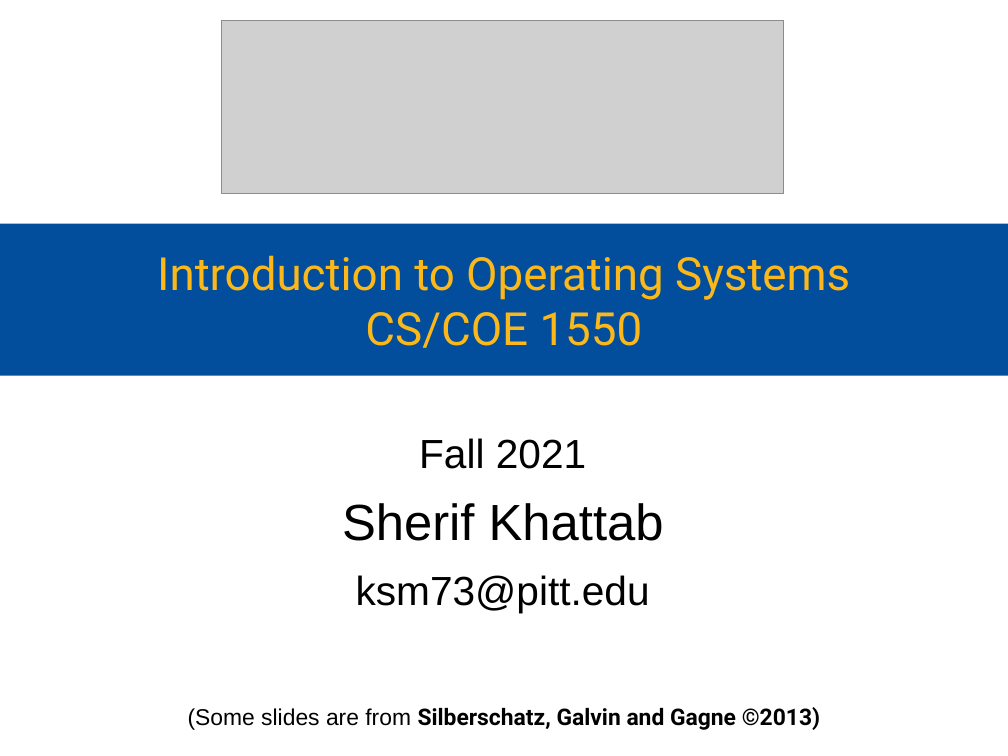
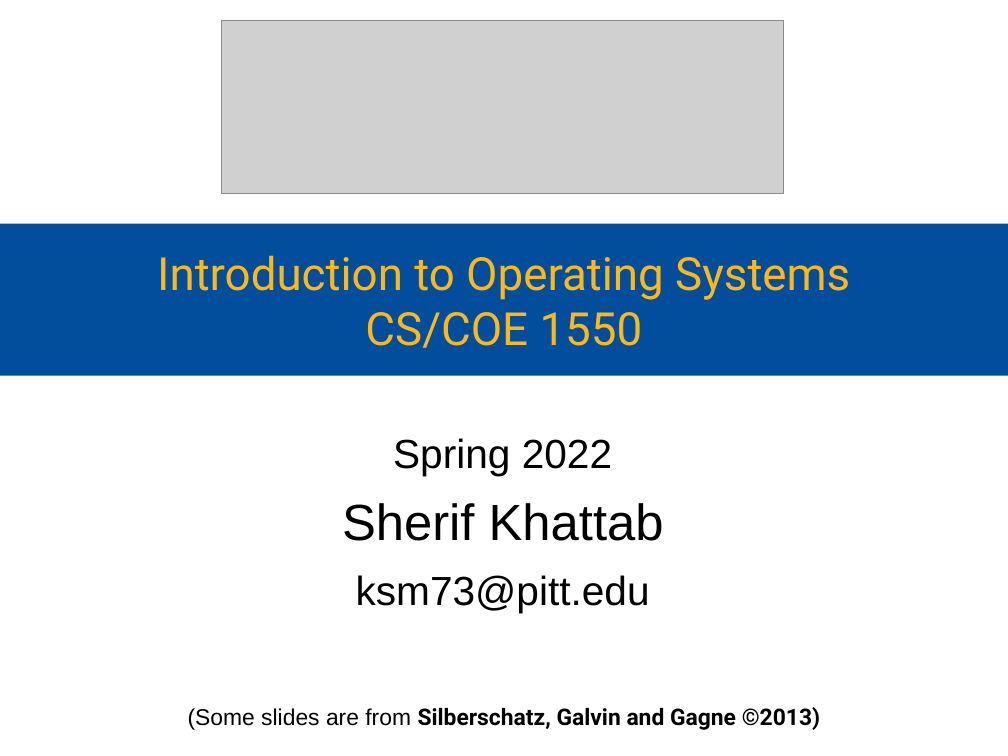
Before and after one commit to cs1550-2224/cs1550-code-handouts, a slide deck: slide 1 of DraftSlides/Lecture7.pptx. Drawn at 1008x756 pixels with LibreOffice and Linux fonts; fonts in the diff are those of the drawing; grey boxes stand for pictures. Boxes give left, top, right and bottom in pixels: in the first picture for what was removed or moved away, otherwise in the second. Text is boxed around its words. In the diff, an @@ line names an element or a change of style, - is before the commit and + after.

```diff
--- a/DraftSlides/Lecture7.pptx
+++ b/DraftSlides/Lecture7.pptx
@@ subtitle at box(393, 438, 612, 476): text changed @@
-Fall 2021
+Spring 2022
```
Also in this commit, not shown: 3 other slides changed, 7 slides added, 2 slides removed, 1 other file.
